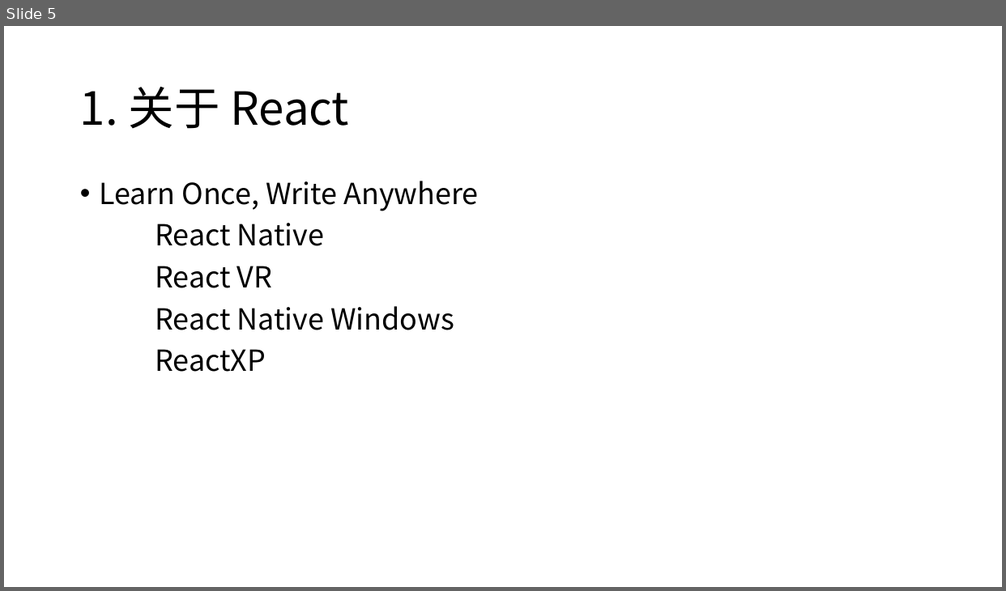
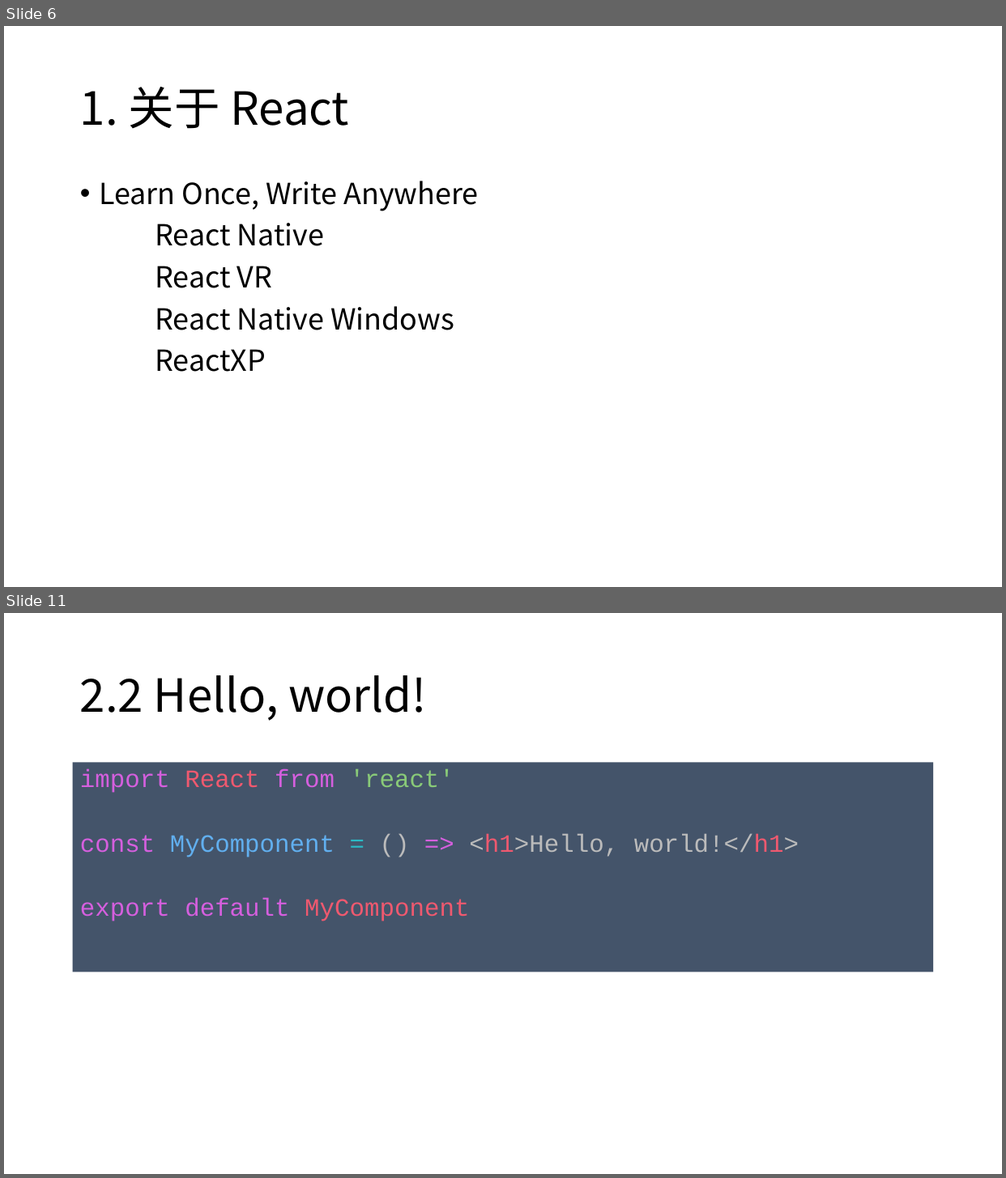
Before and after one commit to Zettat123/react_tutorial, a slide deck: slides/React 入门.pptx. Shown one above the other, each under a label of ours: slide 5 before the commit, slides 6 and 11 after it; the slides between them are not shown. The pictures are 1006x591 and 1006x1178 pixels, drawn with LibreOffice and Linux fonts; fonts in the diff are those of the drawing. Boxes give left, top, right and bottom in pixels: in the first picture for what was removed or moved away, otherwise in the second. Text is boxed around its words. In the diff, an @@ line names an element or a change of style, - is before the commit and + after.

```diff
--- a/slides/React 入门.pptx
+++ b/slides/React 入门.pptx
@@ slide 11 added at <box>4,613,1002,1174</box>, background #FFFFFF @@
@@ title added at <box>80,675,426,721</box>, 44 pt, text #000000 @@
+2.2 Hello, world!
@@ text added at <box>73,763,934,973</box>, fill #44546A, 24 pt, text #D55FDE @@
+import React from 'react'
+const MyComponent = () => <h1>Hello, world!</h1>
+export default MyComponent
@@ what was slide 5 is now slide 6 @@
```
Also in this commit, not shown: 7 other slides added, 7 other files.
